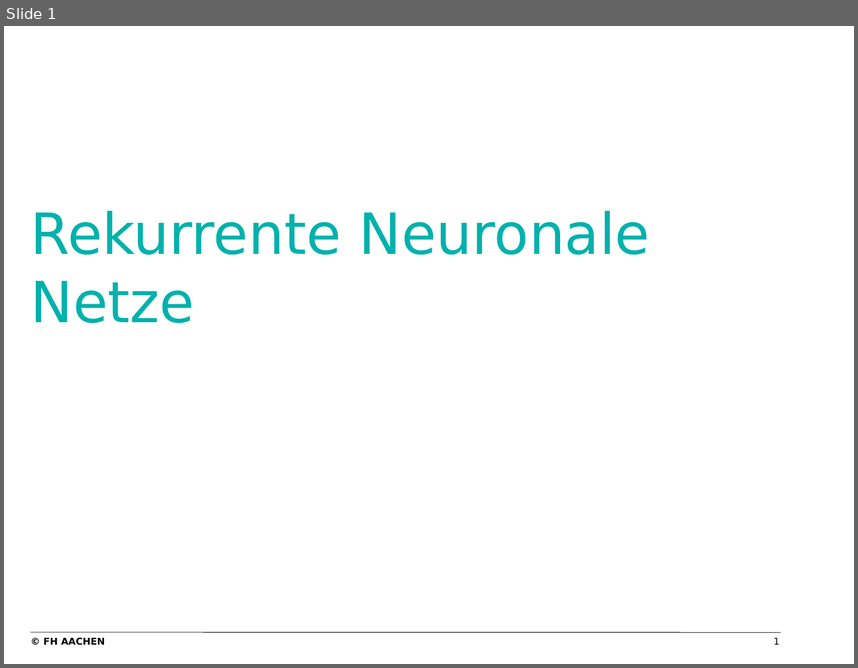
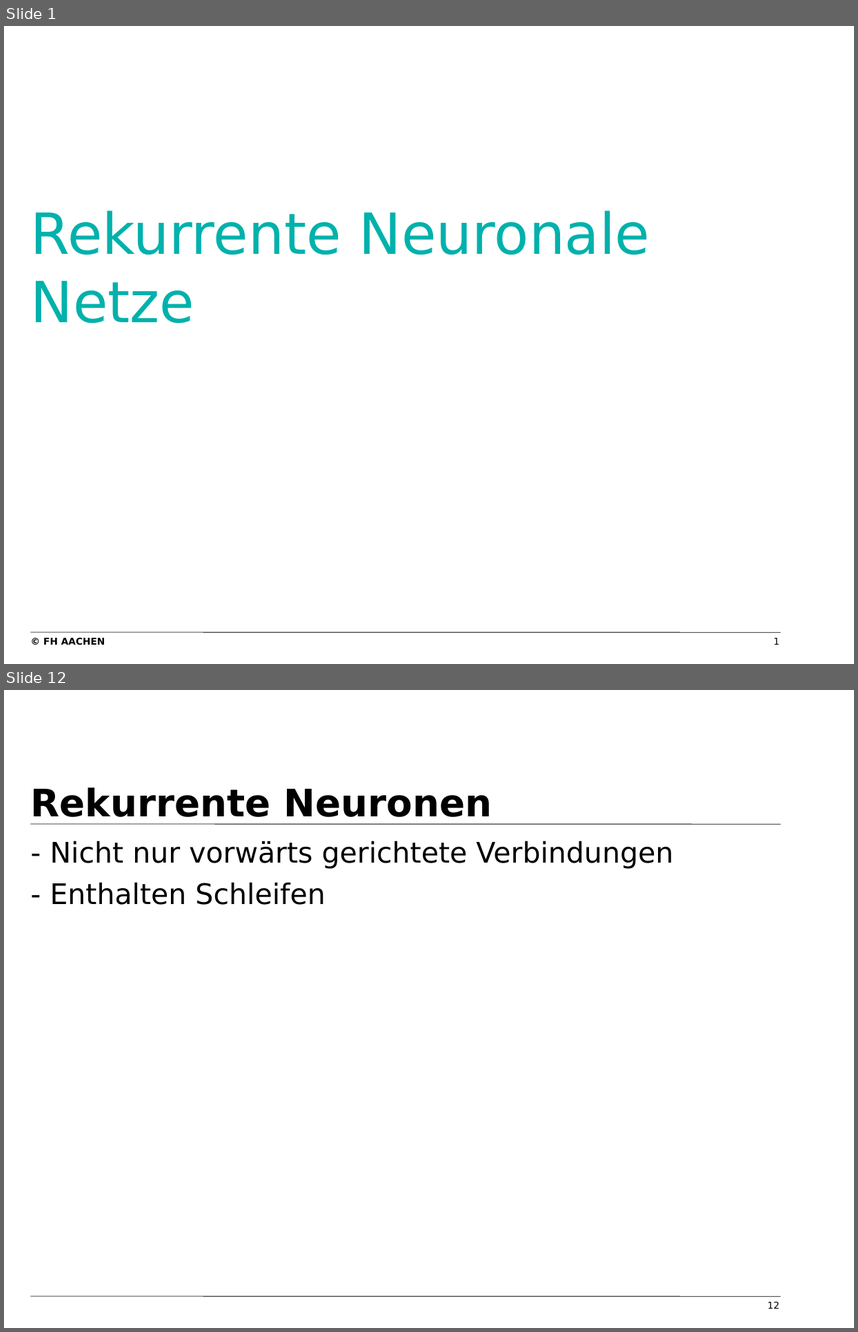
Before and after one commit to tfassbender/deep_learning_team_rnn, a slide deck: vorlesung/vorlesung_rnn_tobias.odp. Shown one above the other, each under a label of ours: slide 1 before the commit, slides 1 and 12 after it; the slides between them are not shown. The pictures are 858x668 and 858x1332 pixels, drawn with LibreOffice and Linux fonts; fonts in the diff are those of the drawing; background and template pictures are left out. Boxes give left, top, right and bottom in pixels: in the first picture for what was removed or moved away, otherwise in the second. Text is boxed around its words. In the diff, an @@ line names an element or a change of style, - is before the commit and + after.

```diff
--- a/vorlesung/vorlesung_rnn_tobias.odp
+++ b/vorlesung/vorlesung_rnn_tobias.odp
@@ slide 12 added at (x1=4, y1=690, x2=854, y2=1328), background #FFFFFF; not listed: 1 template element that a slide beside it also shows @@
@@ title added at (x1=31, y1=787, x2=493, y2=824), 32 pt, text #000000, bold @@
+Rekurrente Neuronen
@@ line added from (30, 823) to (780, 825), #000000 0.51 pt @@
@@ text added at (x1=50, y1=840, x2=673, y2=905), 24 pt, text #000000 @@
+- Nicht nur vorwärts gerichtete Verbindungen
+- Enthalten Schleifen
@@ page number added at (x1=768, y1=1301, x2=780, y2=1308), 8 pt, text #000000 @@
+12
```
Also in this commit, not shown: 13 slides changed, 8 other slides added, 8 other files.
